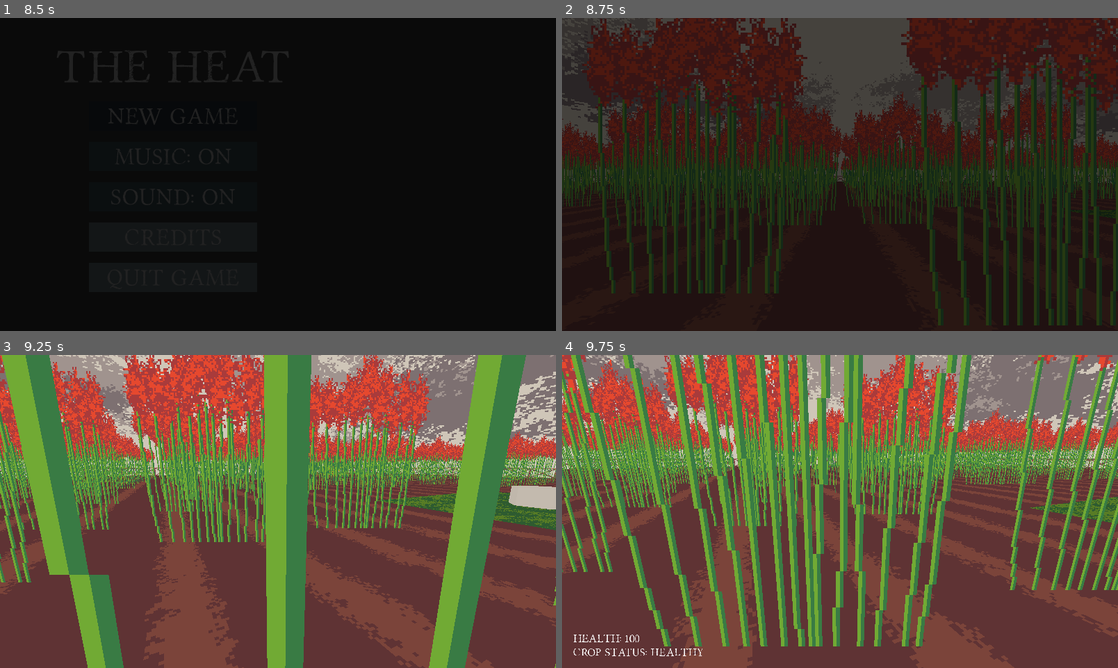
Above: before the commit, frames 1-4 (two rows, left to right).
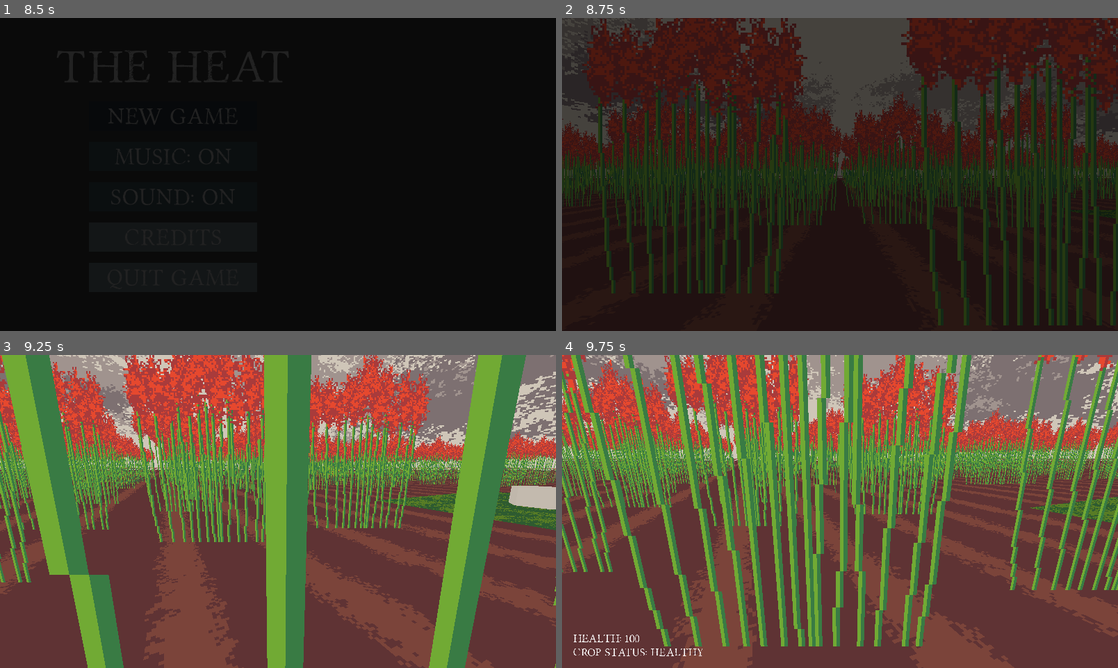
Above: after the commit, the same moments.

Repository: dzejpi/the-heat
Game: Godot game, scene res://scenes/SplashScene.tscn
Same seed, same stepped clock (60 frames per second), same inputs: the game is played once before the commit and once after it.
Inputs (mouse positions are in pixels of both pictures, inside the frame that each line leads up to):
- Up to frame 1 (8.5 s): move the mouse to (400, 158) at 0.52 s; hold D (move_right) 0.53-1.28 s; tap Space (dialog_end) at 0.6, 2.75, 5.75, 7.35 s; move the mouse to (166, 190) at 1.27 s; hold S (move_down) 1.28-2.03 s; click (166, 190) at 1.35 s; tap Enter at 2, 5 s; move the mouse to (333, 105) at 2.02 s; hold D (move_right) 2.03-2.78 s; tap 1 (item_1) at 2.1 s; move the mouse to (250, 237) at 2.77 s; hold W (move_up) 2.78-3.53 s; tap 2 (item_2) at 2.85 s; move the mouse to (444, 221) at 3.52 s; hold A (move_left) 3.53-5.03 s; tap 3 (item_3) at 3.6 s; move the mouse to (111, 127) at 4.27 s; tap 4 (item_4) at 4.35 s; move the mouse to (305, 174) at 5.02 s; hold S (move_down) 5.03-5.78 s; tap Mouse wheel down (item_change_down) at 5.1 s; move the mouse to (194, 96) at 5.77 s; hold D (move_right) 5.78-6.53 s; tap Mouse wheel up (item_change_up) at 5.85 s; move the mouse to (400, 158) at 6.52 s; hold W (move_up) 6.53-7.28 s; hold Shift (move_sprint) 6.53-7.28 s; move the mouse to (166, 190) at 7.27 s; hold D (move_right) 7.28-8 s; click "New Game" at 8 s
- Up to frame 2 (8.75 s): no input
- Up to frame 3 (9.25 s): move the mouse to (289, 505) at 8.77 s; hold W (move_up) from 8.78 s (still down); click (289, 505) at 8.85 s
- Up to frame 4 (9.75 s): move the mouse to (834, 517) at 9.52 s; release W (move_up) at 9.53 s; hold A (move_left) from 9.53 s (still down); tap 1 (item_1) at 9.6 s

Frame 1 is identical in both runs. In frame 2, less than 0.1% of the frame differs, in the area x 0-99%, y 51-53%; in frame 3, 0.2%, in the area x 0-100%, y 36-40%; in frame 4, 0.2%.

Commit message:
Environment background added.

Diff:
--- /dev/null
+++ b/scenes/EnvironmentBackScene.tscn
@@ -0,0 +1,14 @@
+[gd_scene load_steps=3 format=2]
+
+[ext_resource path="res://assets/3d/blend_back_ground.obj" type="ArrayMesh" id=1]
+
+[sub_resource type="BoxShape" id=1]
+extents = Vector3( 50, 1, 50 )
+
+[node name="EnvironmentBackground" type="StaticBody"]
+
+[node name="blend_back_ground" type="MeshInstance" parent="."]
+mesh = ExtResource( 1 )
+
+[node name="CollisionShape" type="CollisionShape" parent="."]
+shape = SubResource( 1 )
--- a/scenes/GameSceneOne.tscn
+++ b/scenes/GameSceneOne.tscn
@@ -11,6 +11,7 @@
 [ext_resource path="res://scenes/FenceScene.tscn" type="PackedScene" id=9]
 [ext_resource path="res://scenes/TzitzimitlScene.tscn" type="PackedScene" id=10]
 [ext_resource path="res://scripts/CropGenerator.gd" type="Script" id=11]
+[ext_resource path="res://scenes/EnvironmentBackScene.tscn" type="PackedScene" id=12]
 
 [sub_resource type="CylinderShape" id=3]
 height = 0.947764
@@ -22,7 +23,10 @@
 [sub_resource type="Environment" id=2]
 background_mode = 2
 background_sky = SubResource( 1 )
-ambient_light_color = Color( 1, 1, 1, 1 )
+ambient_light_color = Color( 0.866667, 0.552941, 0.109804, 1 )
+fog_sun_color = Color( 0.678431, 0.603922, 0.45098, 1 )
+fog_sun_amount = 0.46
+dof_blur_far_distance = 75.0
 
 [node name="GameSceneOne" type="Spatial"]
 script = ExtResource( 3 )
@@ -43,6 +47,33 @@
 shape = SubResource( 3 )
 
 [node name="Player" parent="." instance=ExtResource( 4 )]
+
+[node name="EnvironmentBack" type="Spatial" parent="."]
+transform = Transform( -1, 1.50996e-07, 0, -1.50996e-07, -1, 0, 0, 0, 1, 0, -1, 0 )
+
+[node name="EnvironmentBackground" parent="EnvironmentBack" instance=ExtResource( 12 )]
+transform = Transform( -1, 8.74228e-08, 0, -8.74228e-08, -1, 0, 0, 0, 1, 100, 0, 0 )
+
+[node name="EnvironmentBackground2" parent="EnvironmentBack" instance=ExtResource( 12 )]
+transform = Transform( -1, 8.74228e-08, 0, -8.74228e-08, -1, 0, 0, 0, 1, 100, 0, -100 )
+
+[node name="EnvironmentBackground3" parent="EnvironmentBack" instance=ExtResource( 12 )]
+transform = Transform( -1, 8.74228e-08, 0, -8.74228e-08, -1, 0, 0, 0, 1, 0, 0, -100 )
+
+[node name="EnvironmentBackground4" parent="EnvironmentBack" instance=ExtResource( 12 )]
+transform = Transform( -1, 8.74228e-08, 0, -8.74228e-08, -1, 0, 0, 0, 1, -100, 0, -100 )
+
+[node name="EnvironmentBackground5" parent="EnvironmentBack" instance=ExtResource( 12 )]
+transform = Transform( -1, 8.74228e-08, 0, -8.74228e-08, -1, 0, 0, 0, 1, -100, 0, 0 )
+
+[node name="EnvironmentBackground6" parent="EnvironmentBack" instance=ExtResource( 12 )]
+transform = Transform( -1, 8.74228e-08, 0, -8.74228e-08, -1, 0, 0, 0, 1, -100, 0, 100 )
+
+[node name="EnvironmentBackground7" parent="EnvironmentBack" instance=ExtResource( 12 )]
+transform = Transform( -1, 8.74228e-08, 0, -8.74228e-08, -1, 0, 0, 0, 1, 0, 0, 100 )
+
+[node name="EnvironmentBackground8" parent="EnvironmentBack" instance=ExtResource( 12 )]
+transform = Transform( -1, 8.74228e-08, 0, -8.74228e-08, -1, 0, 0, 0, 1, 100, 0, 100 )
 
 [node name="Environment" parent="." instance=ExtResource( 5 )]
 transform = Transform( -1, 1.50996e-07, 0, -1.50996e-07, -1, 0, 0, 0, 1, 0, -1, 0 )
Not shown, added: assets/3d/blend_back_ground.mtl
Not shown, added: assets/3d/blend_back_ground.obj
Not shown, added: assets/3d/blend_back_ground.obj.import
Binary file added: assets/3d/env_uv_background_texture.png
Not shown, added: assets/3d/env_uv_background_texture.png.import
Not shown: 1 places in scenes/GameSceneOne.tscn that only renumber resources
Not shown, added: assets/3d/blend_back_ground.blend
Not shown, added: assets/3d/blend_back_ground.blend1
